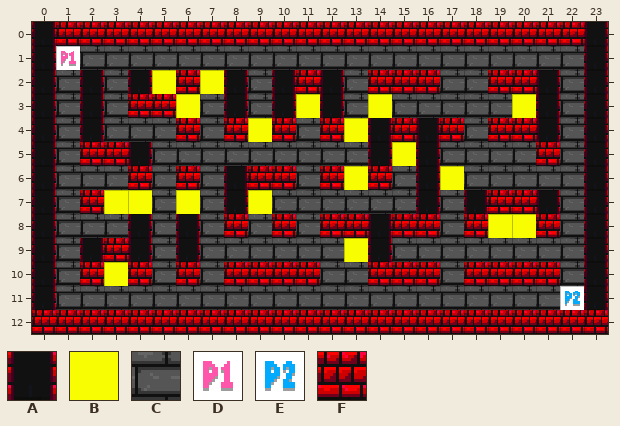
One commit to this Tiled map: basement.tmx. The first picture shows the starting point.
Cells are 16x16 px. Shown: x 0..23, y 0..12.
Key: from "map-tiles": A 0, B 3, C 7, D 8, E 9, F 32.
_ is an empty cell.
Layer "Tile Layer 1" before, first column x 0:
 0 AFFFFFFFFFFFFFFFFFFFFFFA
 1 ADCCCCCCCCCCCCCCCCCCCCCA
 2 ACACABFBACAFACFFFCCFFACA
 3 ACACFFBCACABACBCCCCCBACA
 4 ACACCCFCFBFCFBAFAFCFFACA
 5 ACFFACCCCCCCCCABACCCCFCA
 6 ACCCFCFCAFFCFBFCABCCCCCA
 7 ACFBBCBCABCCCCCCACAFFACA
 8 ACCCACACFCFCFFAFFCFBBFCA
 9 ACAFACACCCCCCBACCCCCCCCA
10 ACFBFCFCFFFFCCFFFCFFFFCA
11 ACCCCCCCCCCCCCCCCCCCCCEA
12 FFFFFFFFFFFFFFFFFFFFFFFF
Now the later version:
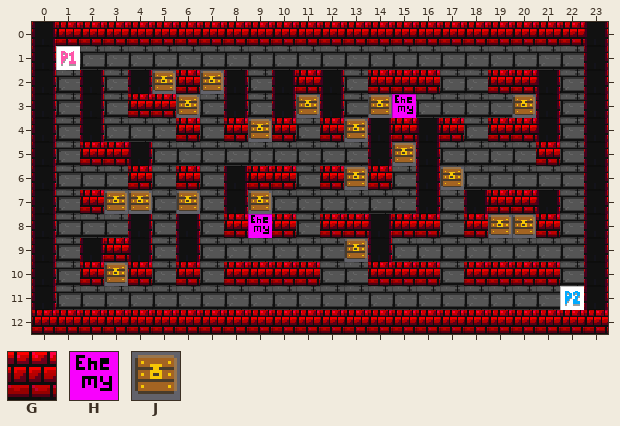
Further tiles: from "map-tiles": G 16, H 28, J 38.
Changes in this commit:
Changed rows in their new state; . is an unchanged cell.
Layer "Tile Layer 1":
first column x 0:
 0 .GGGGGGGGGGGGGGGGGGGGGG.
 2 .....JGJ...G..GGG..GG...
 3 ....GGJ....J..JH....J...
 4 ......G.GJG.GJ.G.G.GG...
 5 ..GG...........J.....G..
 6 ....G.G..GG.GJG..J......
 7 ..GJJ.J..J.........GG...
 8 ........GHG.GG.GG.GJJG..
 9 ...G.........J..........
10 ..GJG.G.GGGG..GGG.GGGG..
12 GGGGGGGGGGGGGGGGGGGGGGGG
